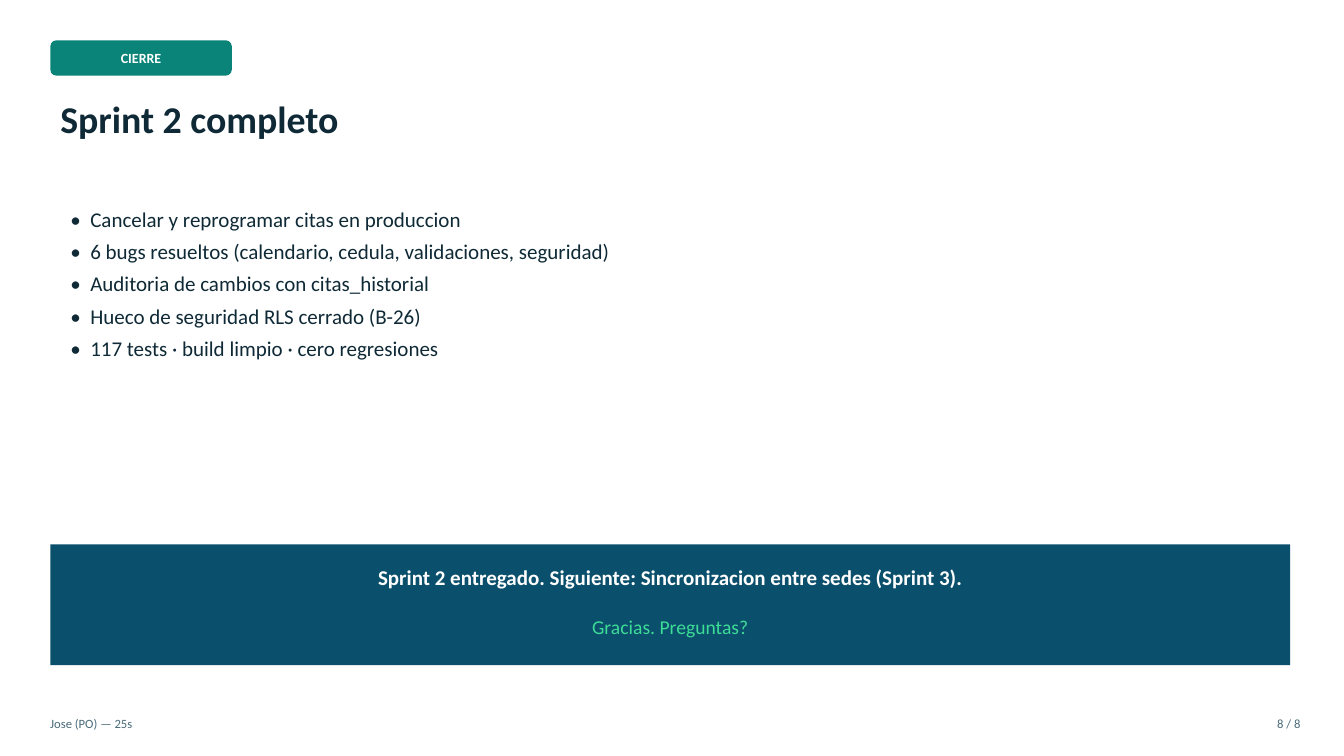
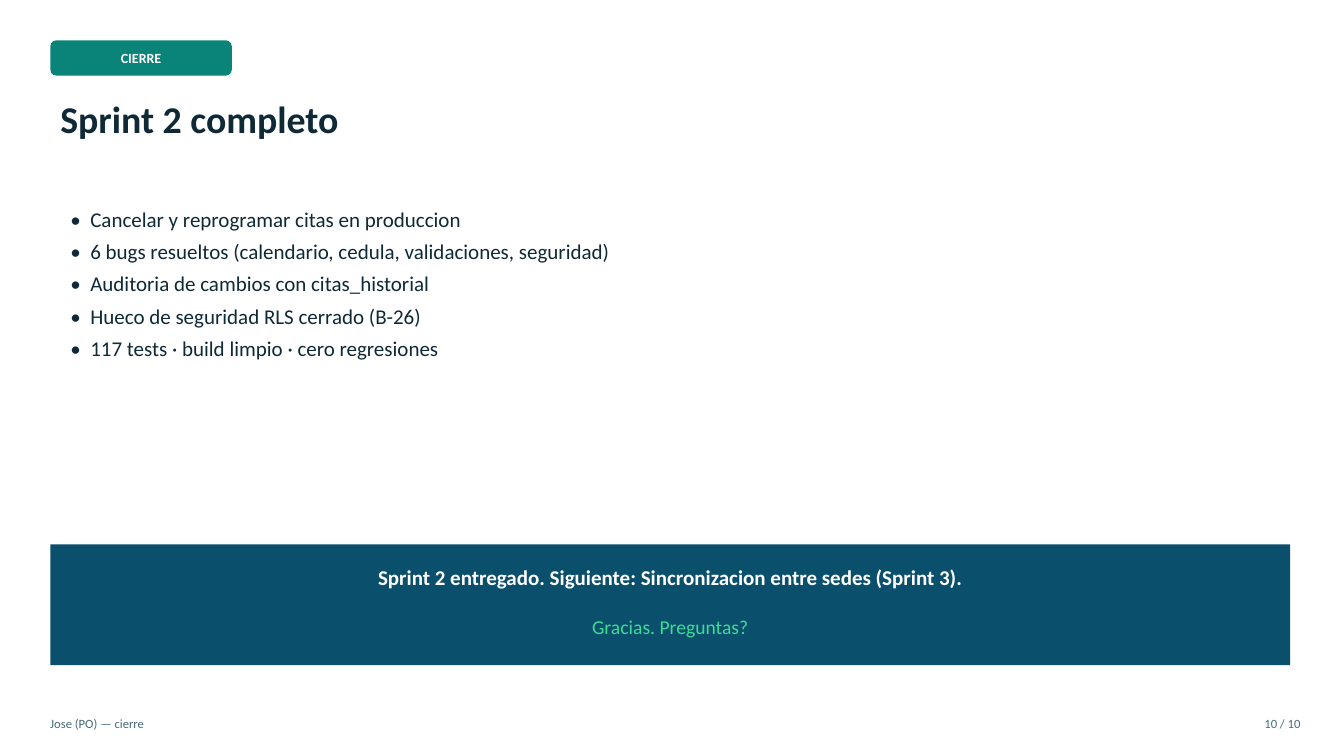
Before and after one commit to Helios-TeamUTP/Helios, a slide deck: slide 10 of dailys/Entrega_Viernes/HELIOS_Sprint2.pptx (slide 8 before the commit). Drawn at 1344x756 pixels with LibreOffice and Linux fonts; fonts in the diff are those of the drawing. Boxes give left, top, right and bottom in pixels: in the first picture for what was removed or moved away, otherwise in the second. Text is boxed around its words. In the diff, an @@ line names an element or a change of style, - is before the commit and + after.

```diff
--- a/dailys/Entrega_Viernes/HELIOS_Sprint2.pptx
+++ b/dailys/Entrega_Viernes/HELIOS_Sprint2.pptx
@@ text at box(50, 719, 144, 730): text changed @@
-Jose (PO) — 25s
+Jose (PO) — cierre
@@ text at box(1264, 720, 1301, 728): text changed @@
-8 / 8
+10 / 10
```
Also in this commit, not shown: 6 other slides changed, 3 slides added, 1 slide removed, 4 other files.
